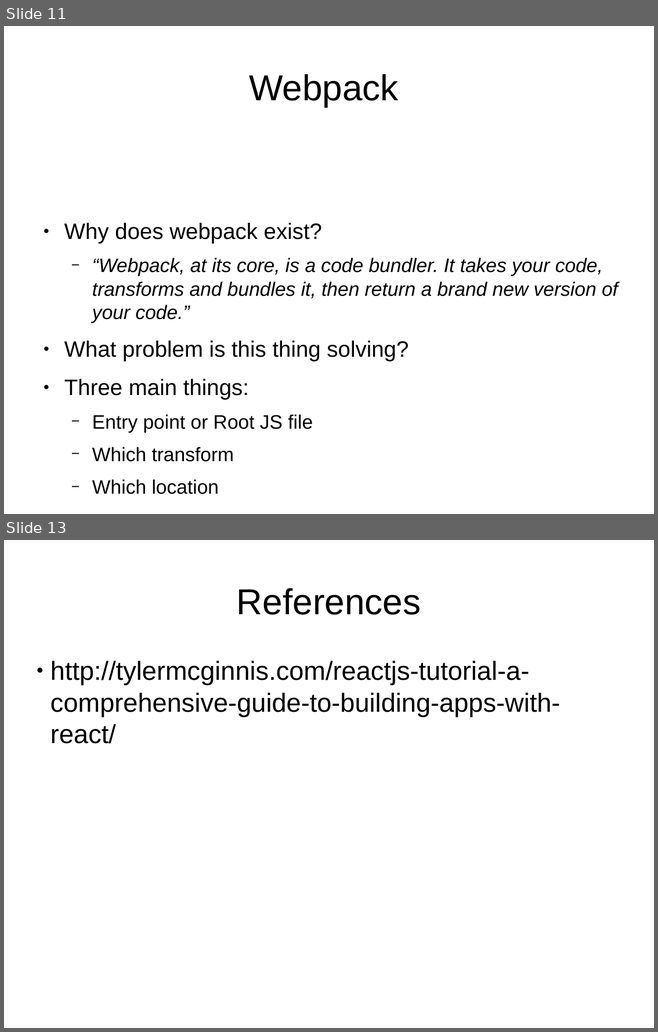
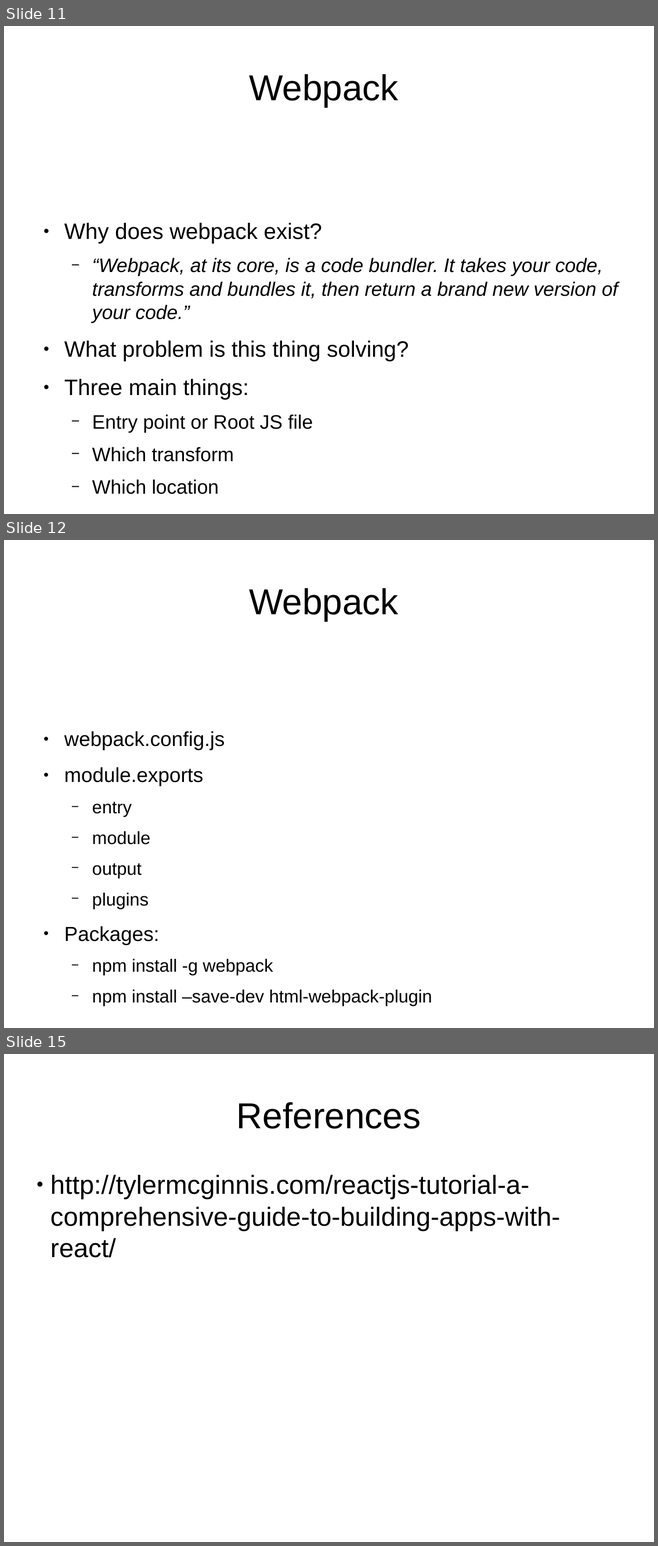
Before and after one commit to thanhvk/React, a slide deck: ReactJs.odp. Shown one above the other, each under a label of ours: slides 11 and 13 before the commit, slides 11, 12 and 15 after it; the slides between them are not shown. The pictures are 658x1032 and 658x1546 pixels, drawn with LibreOffice and Linux fonts; fonts in the diff are those of the drawing. Boxes give left, top, right and bottom in pixels: in the first picture for what was removed or moved away, otherwise in the second. Text is boxed around its words. In the diff, an @@ line names an element or a change of style, - is before the commit and + after.

Commit message:
Use Webpack

```diff
--- a/ReactJs.odp
+++ b/ReactJs.odp
@@ slide 12 added at [4, 540, 654, 1028], background #FFFFFF @@
@@ title added at [249, 588, 398, 621], 44 pt, text #000000 @@
+Webpack
@@ text added at [64, 731, 432, 1006], 21.7 pt, text #000000 @@
+● webpack.config.js
+● module.exports
+  − entry
+  − module
+  − output
+  − plugins
+● Packages:
+  − npm install -g webpack
+  − npm install –save-dev html-webpack-plugin
@@ what was slide 13 is now slide 15 @@
```
Also in this commit, not shown: 1 slide changed, 1 other slide added, 11 other files.
